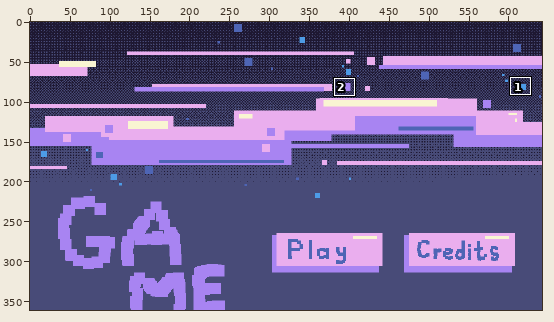
Pixel-art file: Concepts/levelconcept.aseprite. The first picture is a wide view before the edit; the outline marks the close-up.
Close-up. Before the edit:
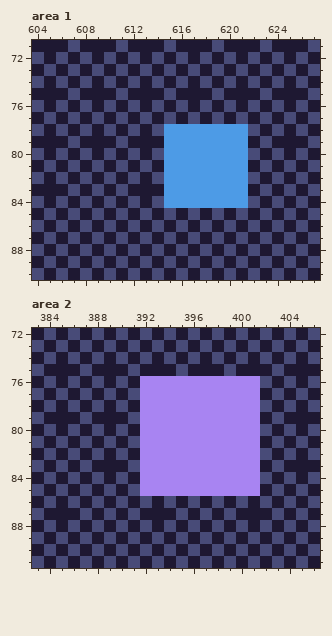
642x361 pixels, 1 frame. Shown: area 1: x 604..627, y 71..90; area 2: x 383..406, y 72..91. The commit also changed other parts of the picture, which this record leaves out.
New version:
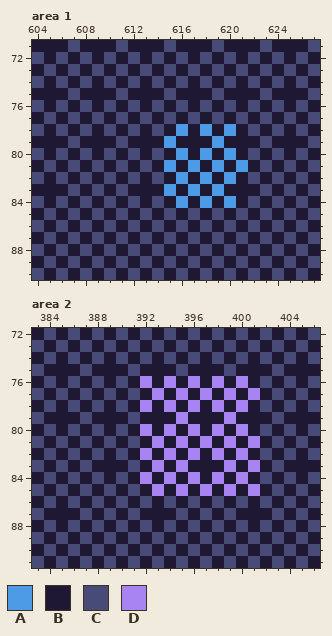
Palette (. is transparent): A #4d9be6  B #1e1832  C #484b78  D #a884f2
Change:
Area 1:
Colour A gives way to colour B in row 78 at x 615, 617, 619 and 621; in row 79 at x 616 to 618 and 620 to 621; in row 80 at x 615, 617, 619 and 621; in row 81 at x 616, 618 and 620; in row 82 at x 615, 617, 619 and 621; in row 83 at x 616, 618 and 620 to 621.
Colour A gives way to colour B in row 84 at x 615, 617, 619 and 621.
Area 2:
Colour D gives way to colour B in row 76 at x 393, 395, 397, 399 and 401; in row 77 at x 392, 394, 396, 398 and 400; in row 78 at x 393, 395, 397, 399 and 401; in row 79 at x 392 to 394, 396 to 398 and 400 to 401; in row 80 at x 393, 395, 397, 399 and 401; in row 81 at x 392, 394, 396, 398 and 400.
Colour D gives way to colour B in row 82 at x 393, 395, 397, 399 and 401; in row 83 at x 392, 394, 396 to 398 and 400; in row 84 at x 393, 395, 397, 399 and 401; in row 85 at x 392, 394, 396, 398 and 400.
Changed places in both close-ups, as pixel boxes (x1, y1, x2, y2):
changed: (164, 124, 248, 208)
changed: (140, 376, 260, 496)
